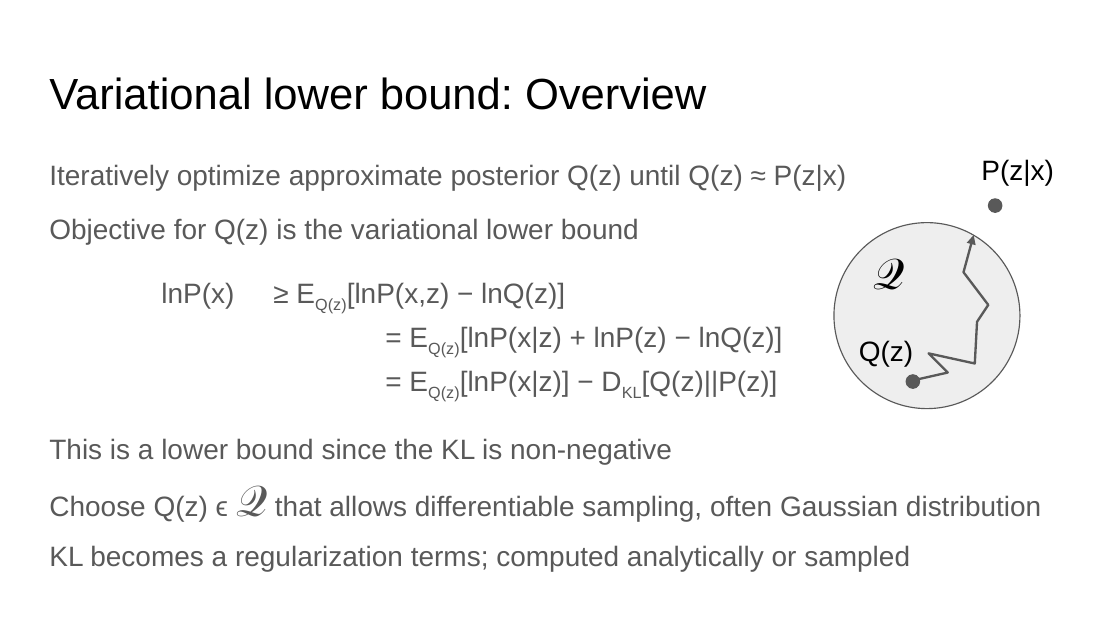
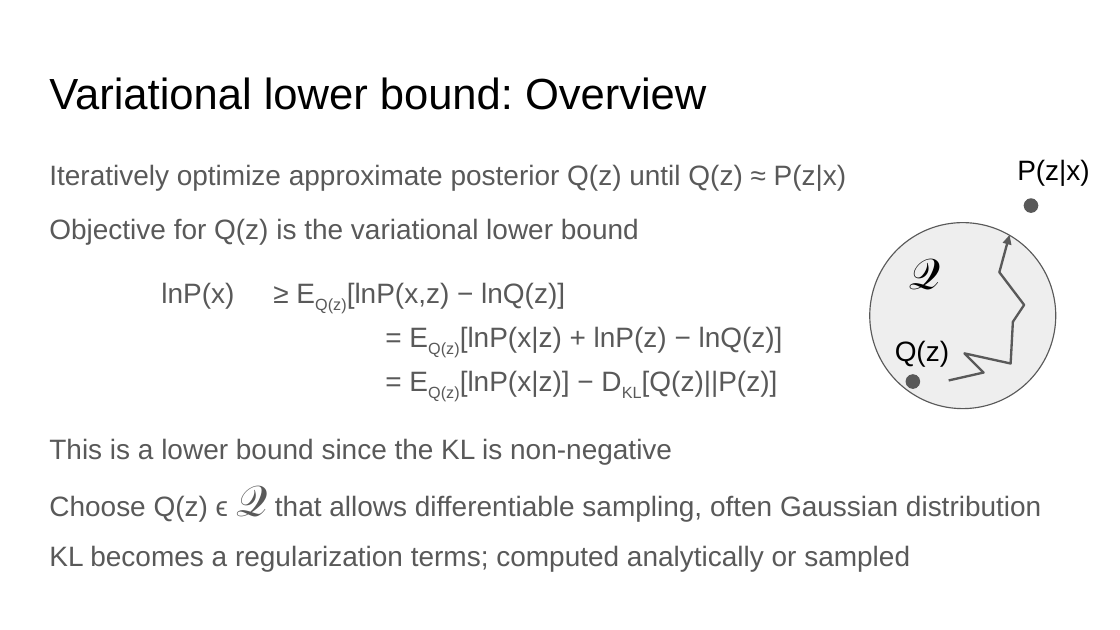
Before and after one commit to Hgh2017/Stanford-CS20si, a slide deck: slide 6 of docs/10_Lecture_Slides_VAE in TensorFlow.pptx. Drawn at 1120x630 pixels with LibreOffice and Linux fonts; fonts in the diff are those of the drawing. Boxes give left, top, right and bottom in pixels: in the first picture for what was removed or moved away, otherwise in the second. Text is boxed around its words. In the diff, an @@ line names an element or a change of style, - is before the commit and + after.

```diff
--- a/docs/10_Lecture_Slides_VAE in TensorFlow.pptx
+++ b/docs/10_Lecture_Slides_VAE in TensorFlow.pptx
@@ 3 texts, 2 ellipses, 1 freeform shape: place and size @@
-3 texts, 2 ellipses, 1 freeform shape at <box>834,159,1053,409</box>
+3 texts, 2 ellipses, 1 freeform shape at <box>870,159,1089,409</box>
```
Also in this commit, not shown: 5 other files.
